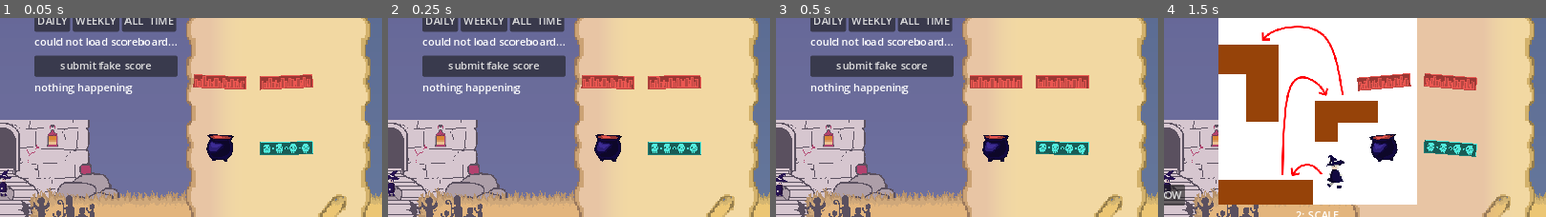
Above: before the commit, frames 1-4 (left to right).
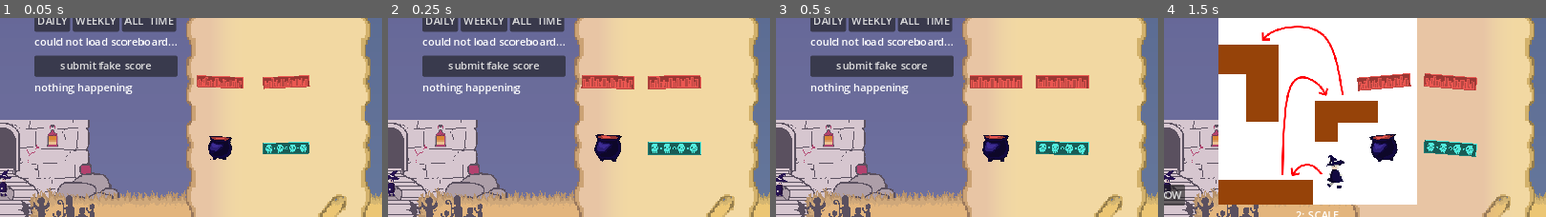
Above: after the commit, the same moments.

Repository: dicemaster5/Summon2Scale
Game: Godot game, scene res://scenes/main.tscn
Same seed, same stepped clock (60 frames per second), same inputs: the game is played once before the commit and once after it. The engine's default icon, where the game draws it, is replaced by a stand-in: a white triangle on a blue panel in a dark square.
Inputs (mouse positions are % of the whole screen's width and height, from its top left):
- Up to frame 1 (0.05 s): no input
- Up to frame 2 (0.25 s): no input
- Up to frame 3 (0.5 s): no input
- Up to frame 4 (1.5 s): drag from (87, 55) to (25, 66) at 0.52 s; click "CLIMB!" at 1.25 s
The pictures show only the part of the screen within x 50-100%, y 22-72%; the shares and areas given below are measured in that part.

The runs differ from the first frame. In frame 1, 1.9% of the frame differs, in the area x 50-82%, y 28-73%; in frame 2, nothing differs; in frame 3, nothing differs; in frame 4, nothing differs.

Commit message:
tween the incoming blocks

Diff:
--- a/scenes/block_container_area.gd
+++ b/scenes/block_container_area.gd
@@ -15,5 +15,13 @@
 	var new_block = blocks[rand_block_id].instantiate()
 	new_block.global_position = position.global_position
 	new_block.initial_position = pos
+	new_block.scale = Vector2(0.1, 0.1)
 
 	add_sibling.call_deferred(new_block)
+
+	# "pop" in from small
+	var tween = get_tree().create_tween()
+	tween.set_ease(Tween.EASE_OUT)
+	tween.set_trans(Tween.TRANS_QUINT)
+	tween.tween_property(new_block,"scale",Vector2(1, 1),0.15)
+	tween.play()
